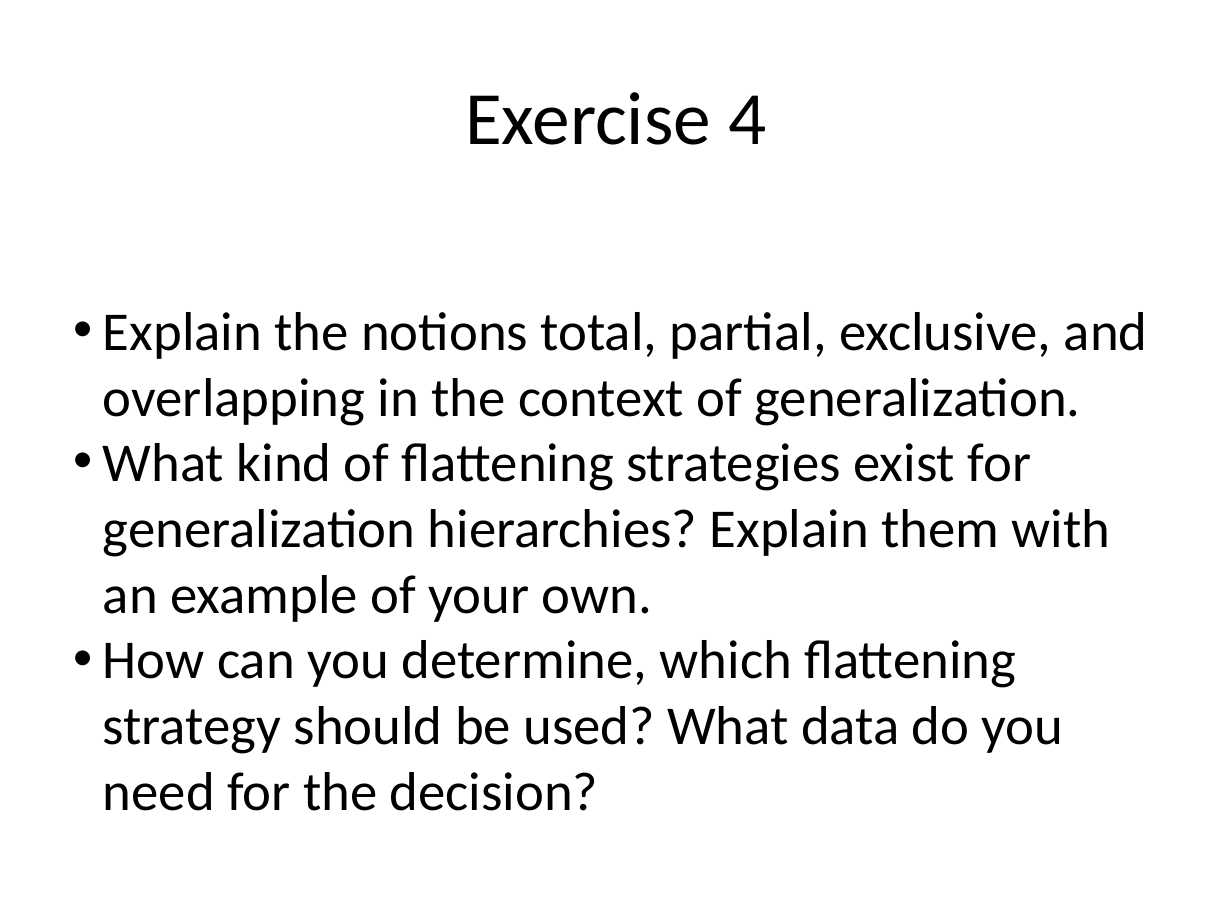
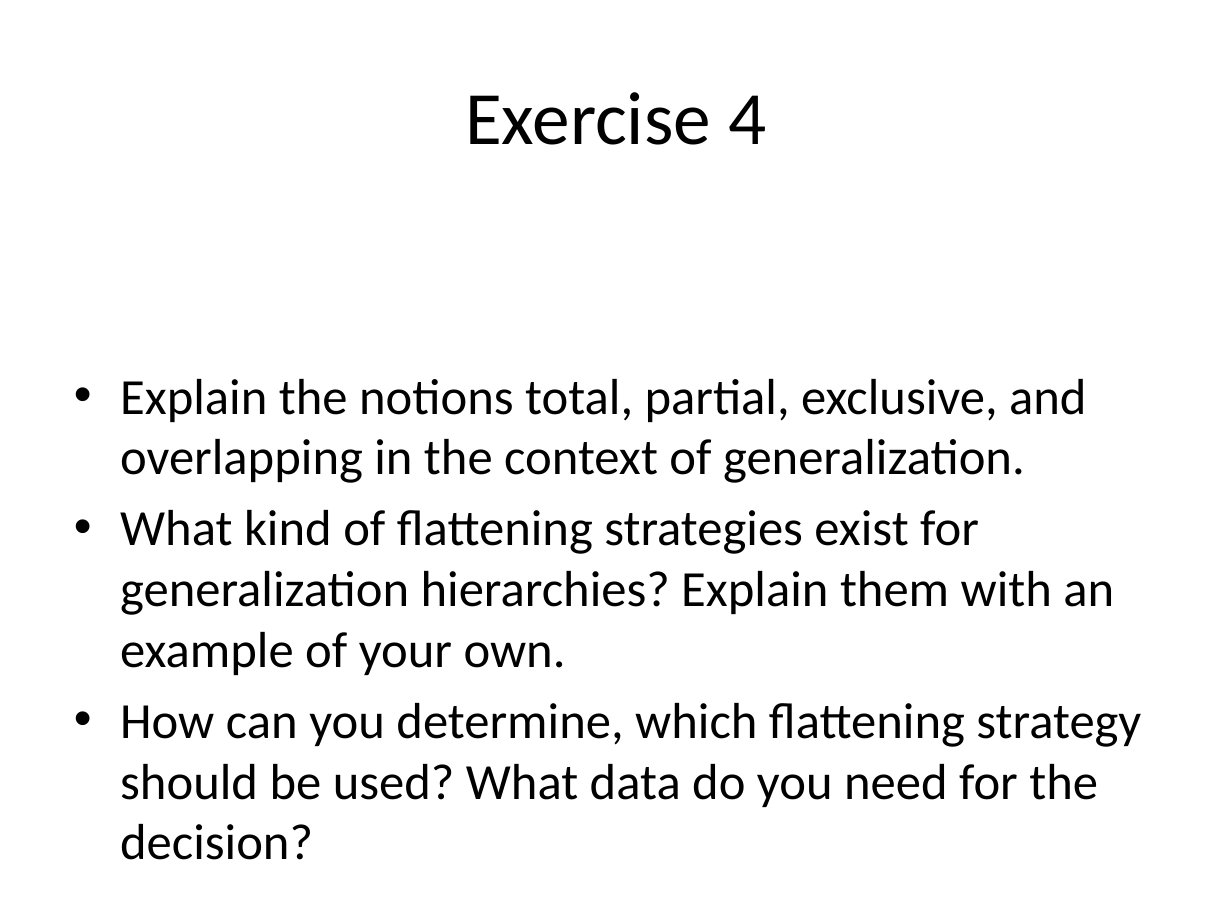
Before and after one commit to bugxd/DBTech, a slide deck: slide 6 of Assignment_4.pptx. Drawn at 1232x924 pixels with LibreOffice and Linux fonts; fonts in the diff are those of the drawing. Boxes give left, top, right and bottom in pixels: in the first picture for what was removed or moved away, otherwise in the second. Text is boxed around its words. In the diff, an @@ line names an element or a change of style, - is before the commit and + after.

```diff
--- a/Assignment_4.pptx
+++ b/Assignment_4.pptx
@@ text "Explain the notions total, partial, ..." at [120,379,1141,807]: size 32 to 29.6 pt; indent changed; more space between paragraphs @@
```
Also in this commit, not shown: 15 other slides changed.
